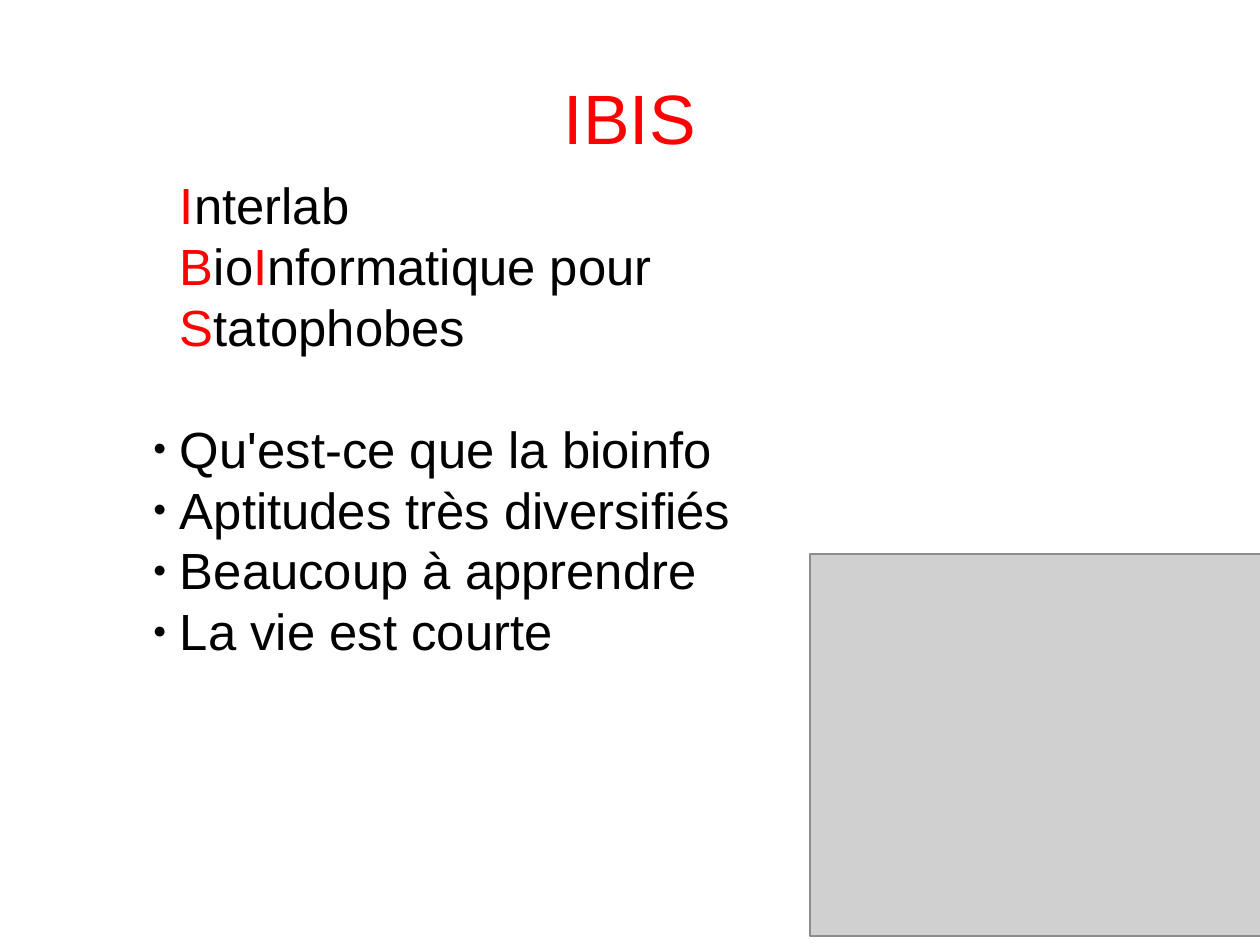
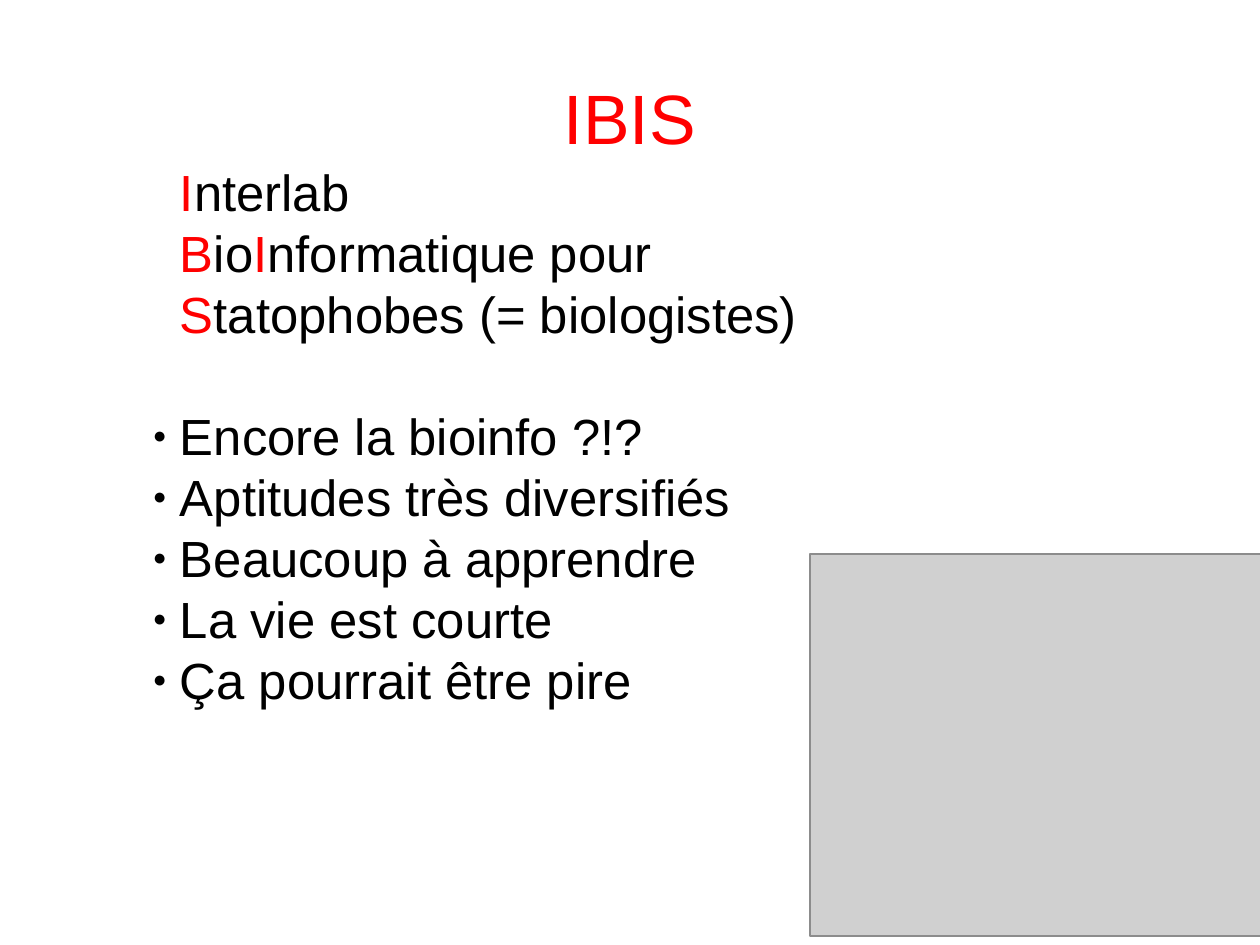
Before and after one commit to enormandeau/club_bioinfo_ibis, a slide deck: slide 4 of 01_presentations/01_presentation_club_interlab_ibis/presentation.odp. Drawn at 1260x945 pixels with LibreOffice and Linux fonts; fonts in the diff are those of the drawing; grey boxes stand for pictures. Boxes give left, top, right and bottom in pixels: in the first picture for what was removed or moved away, otherwise in the second. Text is boxed around its words. In the diff, an @@ line names an element or a change of style, - is before the commit and + after.

```diff
--- a/01_presentations/01_presentation_club_interlab_ibis/presentation.odp
+++ b/01_presentations/01_presentation_club_interlab_ibis/presentation.odp
@@ subtitle "Interlab" moved from (x1=180, y1=187, x2=730, y2=651) to (x1=180, y1=174, x2=797, y2=709) @@
@@ subtitle at (x1=180, y1=296, x2=797, y2=456): text changed @@
-Statophobes
-● Qu'est-ce que la bioinfo
+Statophobes (= biologistes)
+● Encore la bioinfo ?!?
@@ subtitle at (x1=180, y1=662, x2=632, y2=709): paragraph added @@
+● Ça pourrait être pire
```
Also in this commit, not shown: 3 other slides changed, 1 slide added, 1 slide removed, 1 other file.
